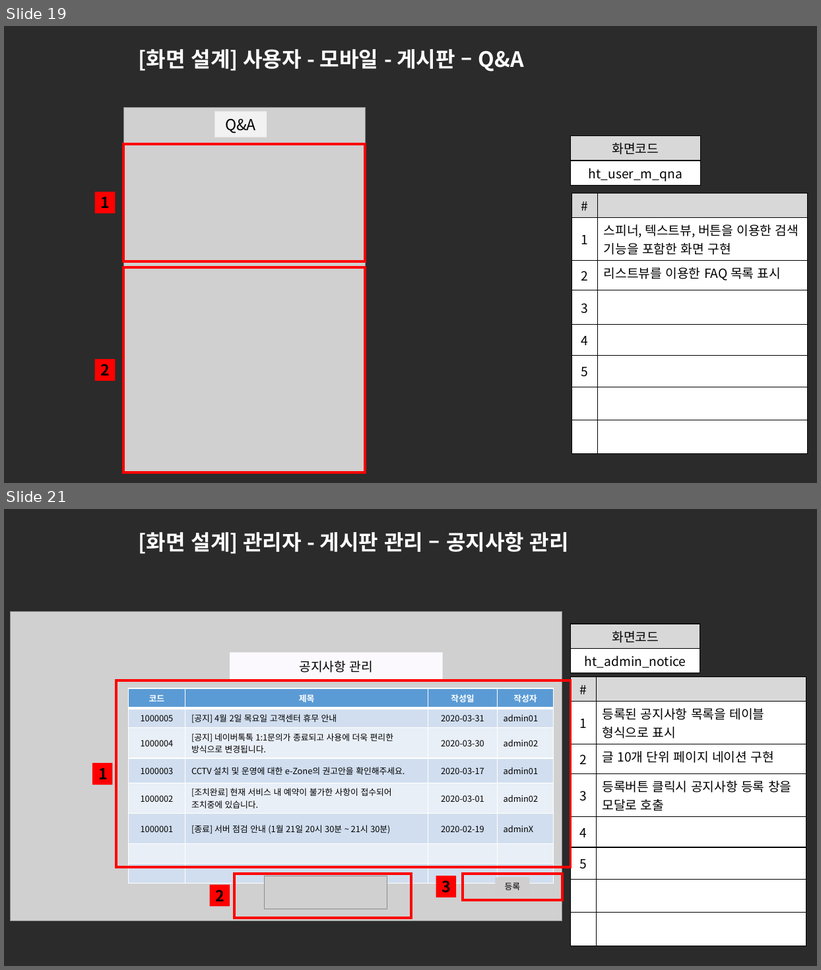
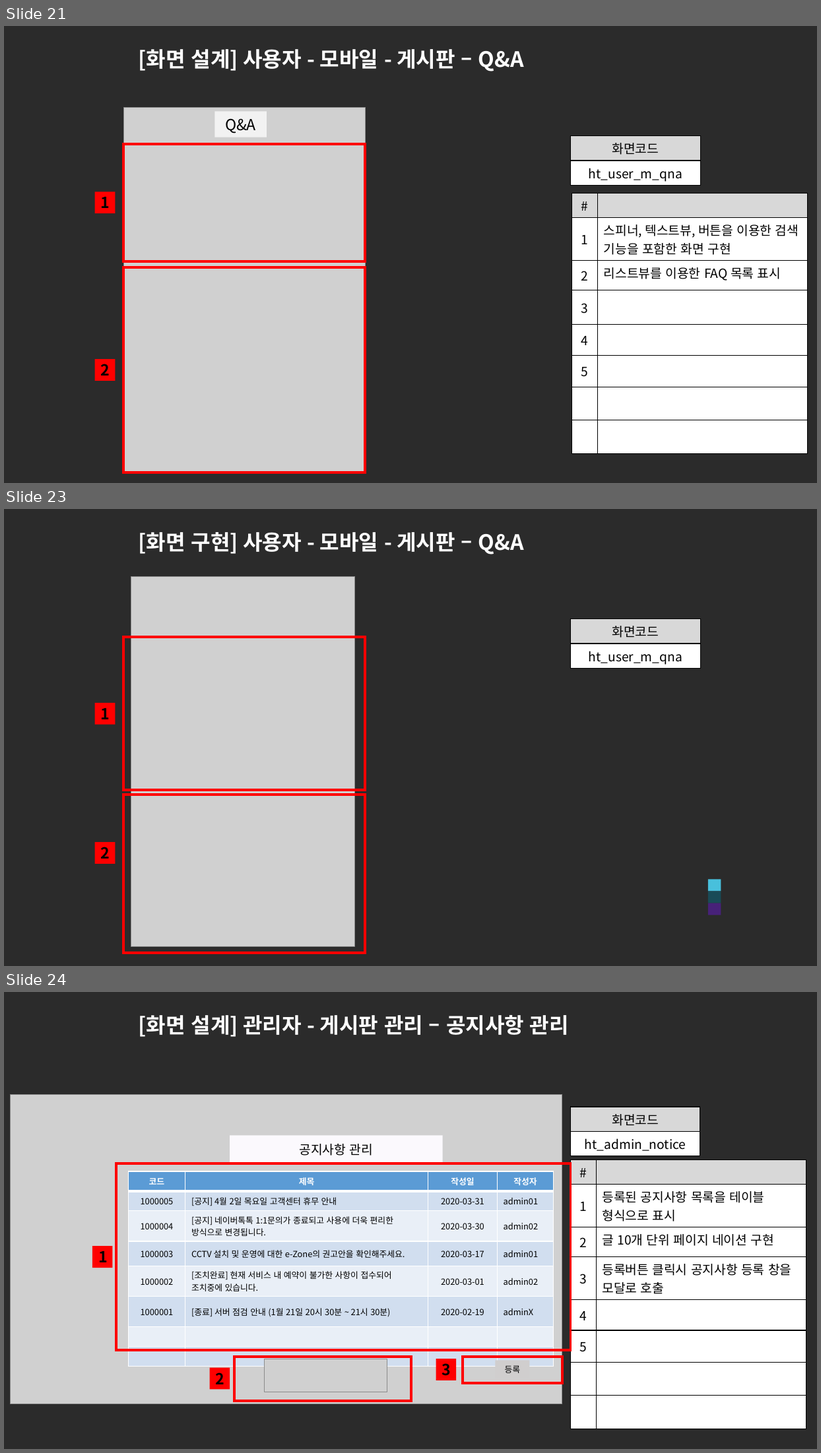
Before and after one commit to ezenteam2/e-Zone, a slide deck: 0 발표용 파워포인트/project05 - 파워포인트 종합 - 현태.pptx. Shown one above the other, each under a label of ours: slides 19 and 21 before the commit, slides 21, 23 and 24 after it; the slides between them are not shown. The pictures are 821x970 and 821x1453 pixels, drawn with LibreOffice and Linux fonts; fonts in the diff are those of the drawing; grey boxes stand for pictures; background and template pictures are left out; a plain dark background stands for a picture behind light text. Boxes give left, top, right and bottom in pixels: in the first picture for what was removed or moved away, otherwise in the second. Text is boxed around its words. In the diff, an @@ line names an element or a change of style, - is before the commit and + after.

```diff
--- a/0 발표용 파워포인트/project05 - 파워포인트 종합 - 현태.pptx
+++ b/0 발표용 파워포인트/project05 - 파워포인트 종합 - 현태.pptx
@@ slide 23 added at [4,509,817,966], background picture (left out) @@
@@ title added at [139,532,524,555], 25 pt, text #FFFFFF, bold @@
+[화면 구현] 사용자 - 모바일 - 게시판 – Q&A
@@ picture added at [131,576,354,947] @@
@@ table added at [571,619,700,667], 2 rows, 1 columns @@
+화면코드
+ht_user_m_qna
@@ rectangle added at [123,637,365,791], outline #FF0000 3 pt @@
@@ rectangle added at [95,703,115,724], fill #FF0000, 18 pt, text #000000, bold @@
+1
@@ rectangle added at [123,795,365,953], outline #FF0000 3 pt @@
@@ rectangle added at [95,843,115,864], fill #FF0000, 18 pt, text #000000, bold @@
+2
@@ rectangle added at [708,880,721,892], fill #48C0DC @@
@@ rectangle added at [708,891,721,904], fill #194B57 @@
@@ rectangle added at [708,904,721,916], fill #472179 @@
@@ what was slide 19 is now slide 21 @@
@@ what was slide 21 is now slide 24 @@
```
Also in this commit, not shown: 2 slides changed, 2 other slides added, 3 other files.
